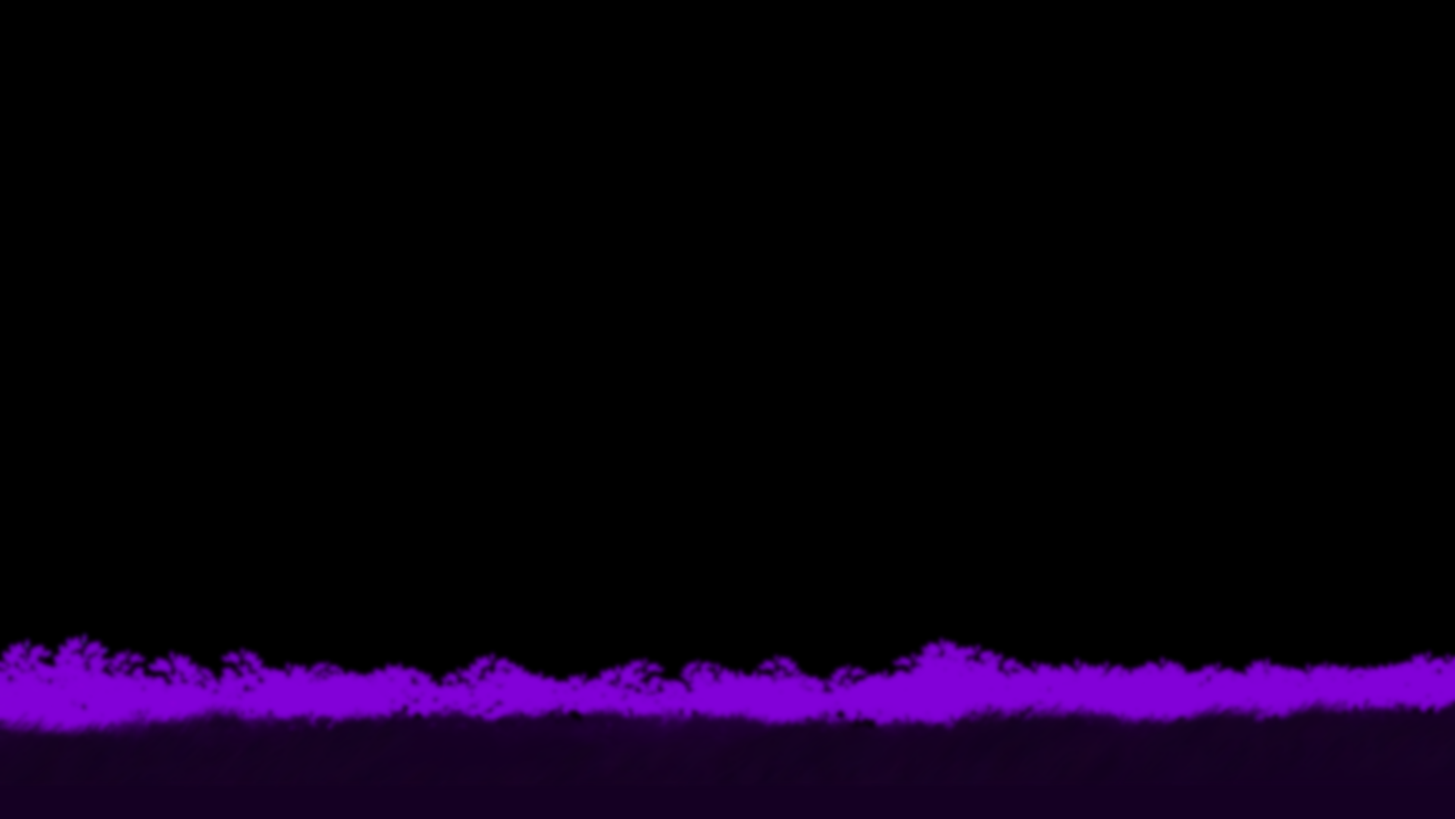
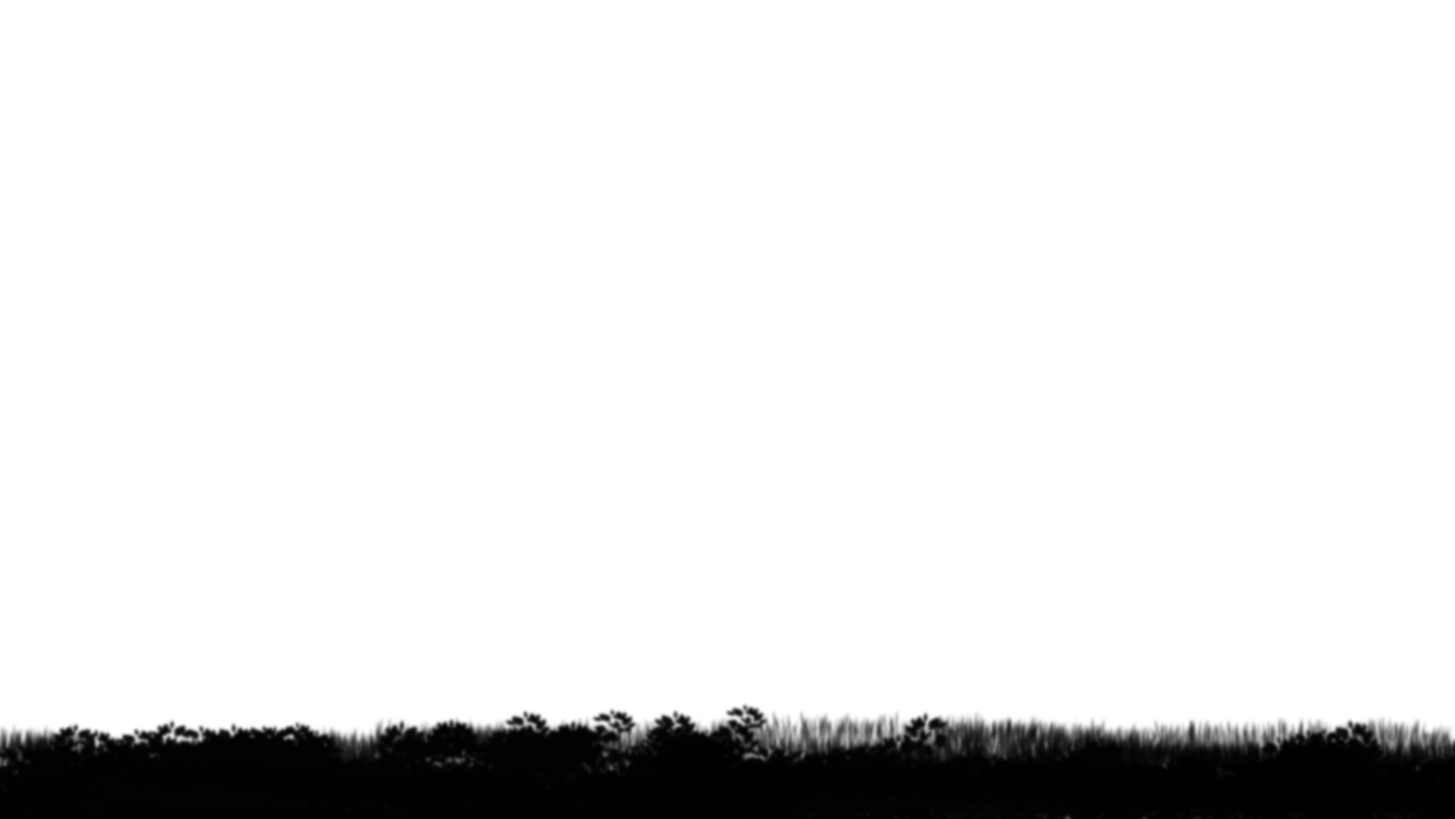
Layer changes from the first 1455px x 819px image to the second:
renamed "Fore" to "Layer 1", painted on it over [0, 628, 1455, 819]
